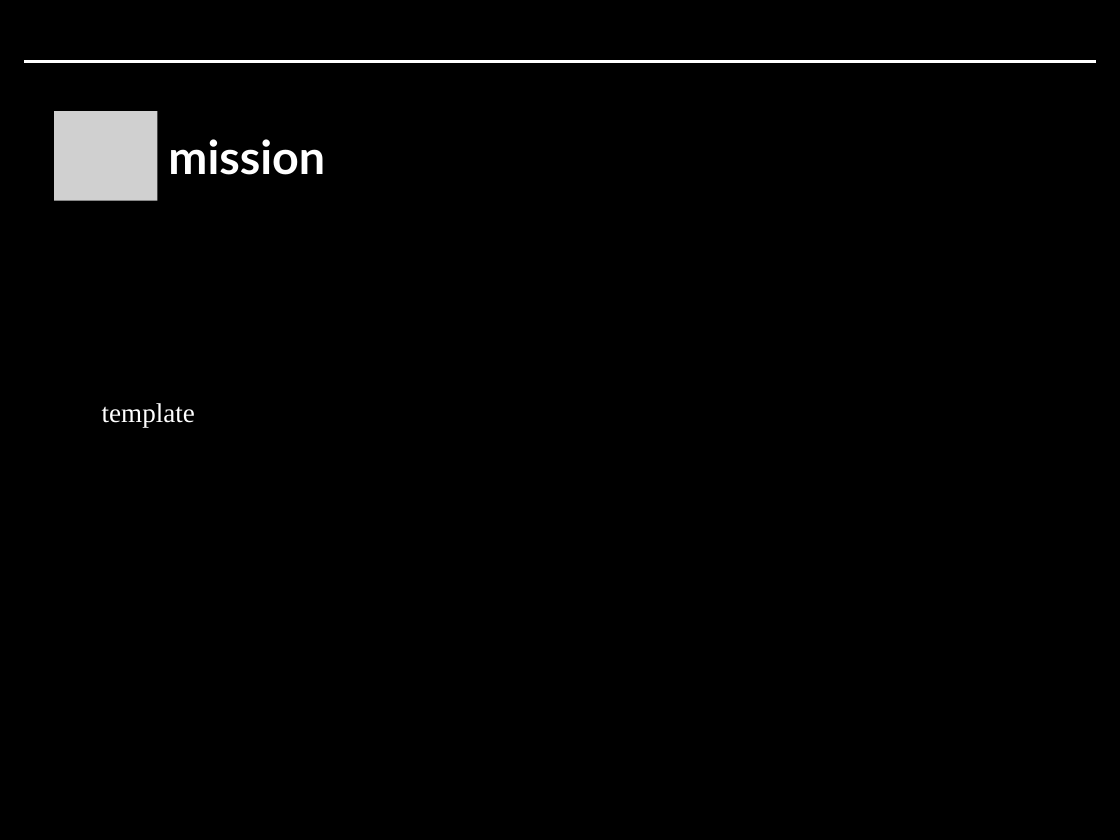
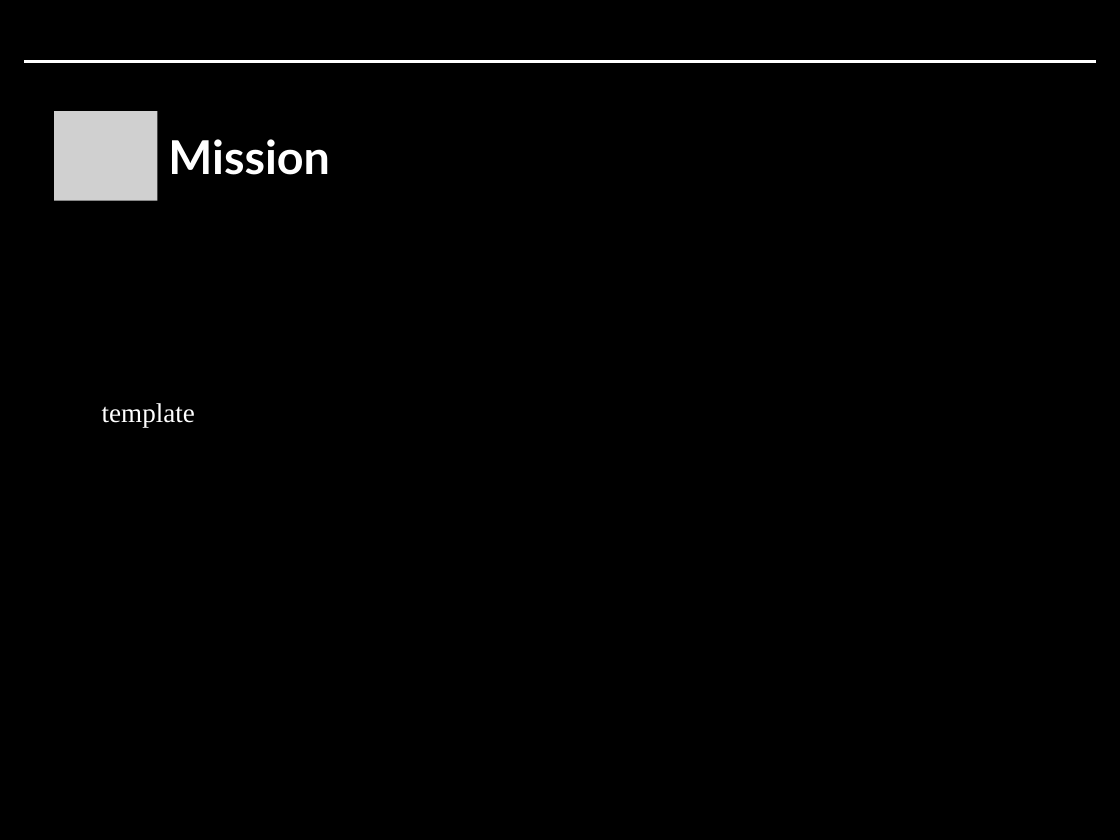
Before and after one commit to howard-kim/book2ppt, a slide deck: slide 4 of backend/template.pptx. Drawn at 1120x840 pixels with LibreOffice and Linux fonts; fonts in the diff are those of the drawing; grey boxes stand for pictures. Boxes give left, top, right and bottom in pixels: in the first picture for what was removed or moved away, otherwise in the second. Text is boxed around its words. In the diff, an @@ line names an element or a change of style, - is before the commit and + after.

```diff
--- a/backend/template.pptx
+++ b/backend/template.pptx
@@ text at bbox=[168, 139, 329, 175]: text changed @@
-mission
+Mission
```
Also in this commit, not shown: 1 other slide changed, 3 other files.
